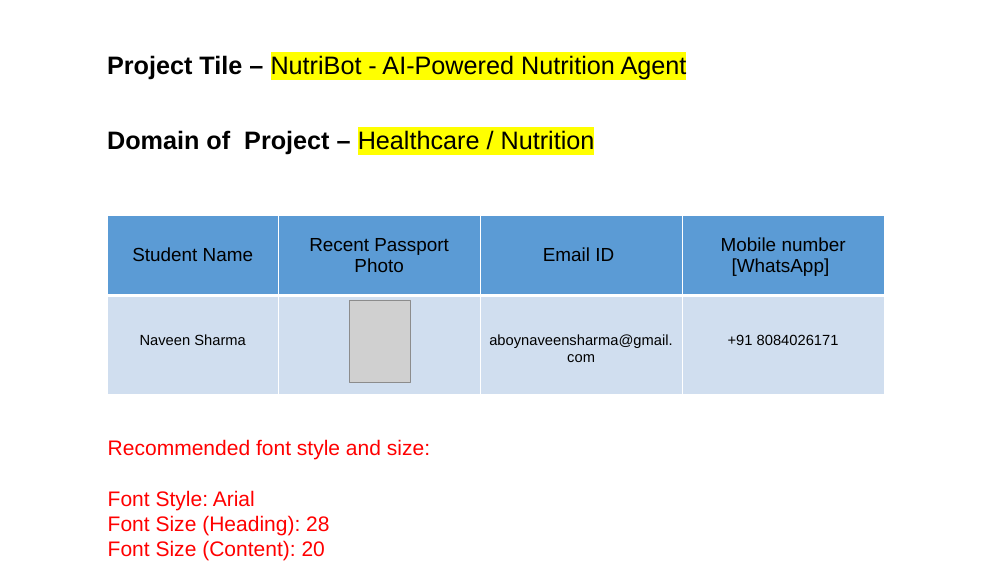
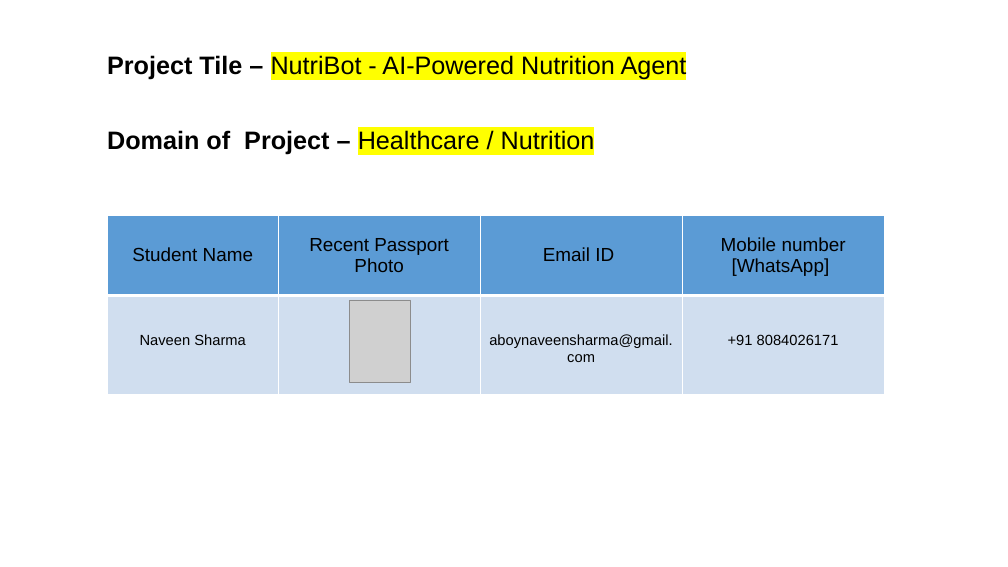
Before and after one commit to naveencoding75/nutrition-agent, a slide deck: slide 2 of Project_Presentation.pptx. Drawn at 1008x567 pixels with LibreOffice and Linux fonts; fonts in the diff are those of the drawing; grey boxes stand for pictures. Boxes give left, top, right and bottom in pixels: in the first picture for what was removed or moved away, otherwise in the second. Text is boxed around its words. In the diff, an @@ line names an element or a change of style, - is before the commit and + after.

```diff
--- a/Project_Presentation.pptx
+++ b/Project_Presentation.pptx
@@ text removed at (108, 439, 430, 560) @@
-Recommended font style and size:
-Font Style: Arial
-Font Size (Heading): 28
-Font Size (Content): 20
```
Also in this commit, not shown: 7 other slides changed, 1 other file.
